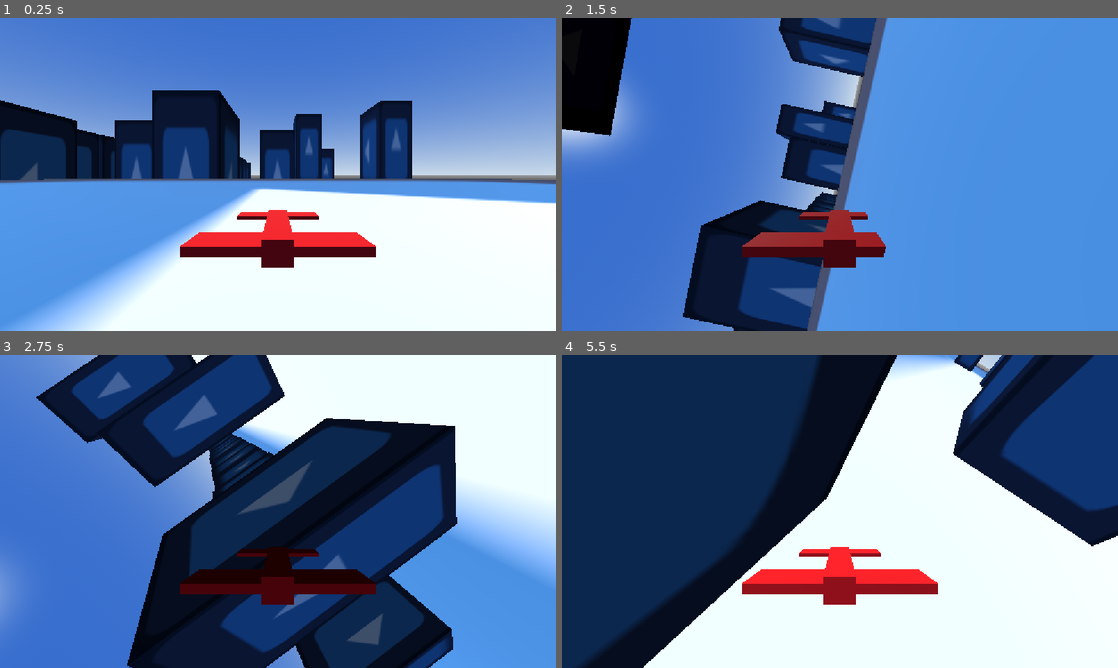
Above: before the commit, frames 1-4 (two rows, left to right).
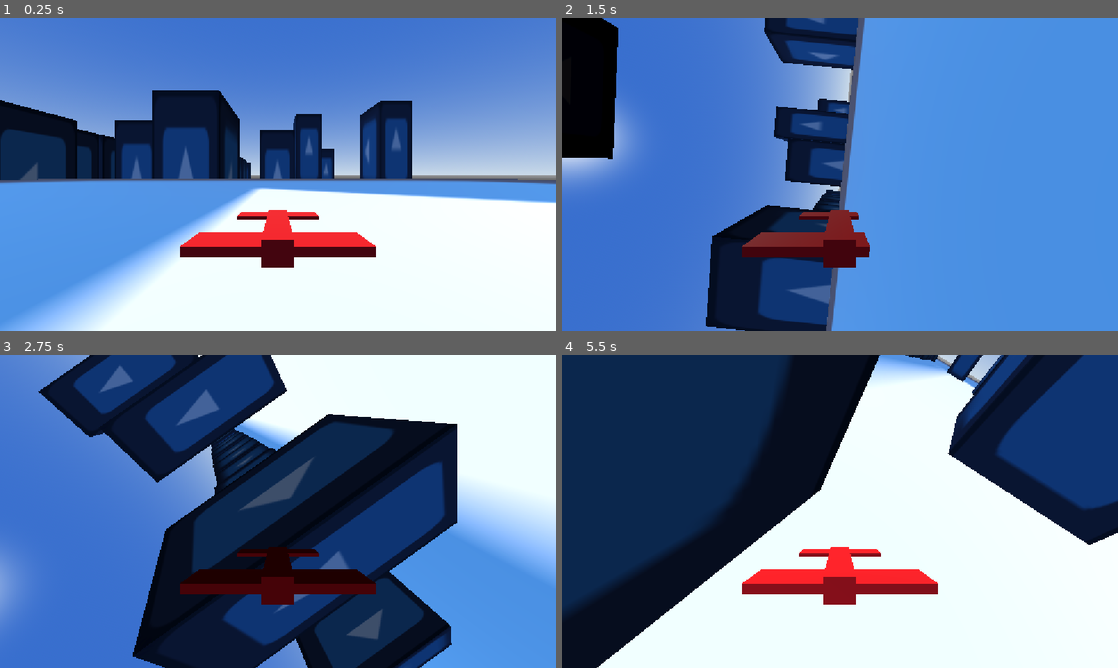
Above: after the commit, the same moments.

Repository: keidukebergman/FunkyDeliveryGame
Game: Godot game, scene res://scene/levels/test.tscn
Two runs of this game, one before a commit and one after it. Both use one fixed random seed, a clock stepped at 60 frames per second and the inputs below. The engine's default icon, where the game draws it, is replaced by a stand-in: a white triangle on a blue panel in a dark square.
Inputs:
- Up to frame 1 (0.25 s): no input
- Up to frame 2 (1.5 s): hold D (roll_right) 0.53-1.28 s; tap R (hover_switch) at 0.6, 1.35 s; hold W (pitch_down) from 1.28 s (still down)
- Up to frame 3 (2.75 s): release W (pitch_down) at 2.03 s; hold D (roll_right) from 2.03 s (still down); tap R (hover_switch) at 2.1 s
- Up to frame 4 (5.5 s): release D (roll_right) at 2.78 s; hold S (pitch_up) 2.78-3.53 s; tap R (hover_switch) every 0.75 s from 2.85 to 5.1 s; hold A (roll_left) 3.53-5.03 s; hold W (pitch_down) from 5.03 s (still down)

The runs differ from the first frame. In frame 1, 0.3% of the frame differs, in the area x 0-100%, y 26-60%; in frame 2, 11%; in frame 3, 8.0%; in frame 4, 15%, in the area x 0-100%, y 0-100%.

Commit message:
FIX: Fix Fuel Tracker not draining fuel

Diff:
--- a/scene/instantiable/player/FuelTracker.gd
+++ b/scene/instantiable/player/FuelTracker.gd
@@ -1,7 +1,7 @@
 class_name FuelTracker extends Node3D
 
 @export var max_fuel:float
-var current_fuel:float
+var current_fuel:float = 10
 var current_fuel_drain_rate:float
 @export var is_draining_fuel:bool = true
 @export var fuel_drain_rate_low:float
@@ -16,7 +16,7 @@
 }
 signal fuel_depleted
 
-func ready():
+func _ready():
 	current_fuel = max_fuel
 
 
@@ -26,6 +26,7 @@
 		if(current_fuel < 0):
 			is_draining_fuel = false
 			fuel_depleted.emit()
+			print("fuel depleted")
 
 func set_fuel_depletion_rate(rate:FuelDrainRate):
 	match rate:
--- a/scene/instantiable/player/aircraft_controller_rigidbody.gd
+++ b/scene/instantiable/player/aircraft_controller_rigidbody.gd
@@ -49,9 +49,11 @@
 @export var countermeasures: MissileCountermeasure
 @export var missile_warning_system: MissileTarget
 @export var landing_gear: Area3D
-
+@export var fuel_tracker: FuelTracker
+var fuel_depleted = false
 
 func _ready() -> void:
+	fuel_tracker.fuel_depleted.connect(on_fuel_depleted)
 	linear_damp_mode = RigidBody3D.DAMP_MODE_REPLACE
 	angular_damp_mode = RigidBody3D.DAMP_MODE_REPLACE
 	linear_damp = 0.0
@@ -60,14 +62,23 @@
 	contact_monitor = true
 	max_contacts_reported = 4
 
+func on_fuel_depleted ():
+	fuel_depleted = true
+	hovering = true
+	throttle = 0
 
 func _process(_delta: float) -> void:
 	var throttle_input = Input.get_axis("throttle_down", "throttle_up")
+	if fuel_depleted:
+		return
 	if Input.is_action_just_pressed("hover_switch"):
 		hovering = not hovering
 	else:
-		throttle = clampf(throttle_input + 1.0, 0.0, 2.0)
-
+		throttle = round(clampf(throttle_input + 1.0, 0.0, 2.0))
+		if throttle == 2.0:
+			fuel_tracker.set_fuel_depletion_rate(FuelTracker.FuelDrainRate.HIGH)
+		else:
+			fuel_tracker.set_fuel_depletion_rate(FuelTracker.FuelDrainRate.MEDIUM)
 
 func _integrate_forces(state: PhysicsDirectBodyState3D) -> void:
 	check_crash(state)
@@ -84,7 +95,6 @@
 		return lerpf(at_0, at_1, level)
 	return lerpf(at_1, at_2, level - 1.0)
 
-
 func apply_flight_forces(state: PhysicsDirectBodyState3D) -> void:
 	var gravity = state.total_gravity.length()
 	var local_velocity = basis.transposed() * state.linear_velocity
@@ -93,14 +103,13 @@
 	var boost_thrust = forward_drag * boost_speed * boost_speed
 	var thrust = _throttle_curve(throttle_level, 0.0, cruise_thrust, boost_thrust)
 	var thrust_accel = Vector3(0.0, 0.0, -thrust)
-
 	var drag_accel = 5 * -Vector3(
 		side_drag * local_velocity.x * absf(local_velocity.x),
 		vertical_drag * local_velocity.y * absf(local_velocity.y),
 		forward_drag * local_velocity.z * absf(local_velocity.z))
 
 	if throttle == 0:
-		drag_accel /= 3
+		return
 
 	var forward_airspeed = maxf(-local_velocity.z, 0.0)
 	var lift_ratio = clampf(pow(forward_airspeed / stall_speed, 2.0), 0.0, 1.0)
--- a/scene/instantiable/player/node_3d_rigid.tscn
+++ b/scene/instantiable/player/node_3d_rigid.tscn
@@ -22,14 +22,20 @@
 
 [sub_resource type="BoxShape3D" id="BoxShape3D_nruuu"]
 
-[node name="Node3D2" type="RigidBody3D" unique_id=382606159 node_paths=PackedStringArray("countermeasures", "missile_warning_system", "landing_gear")]
+[node name="Node3D2" type="RigidBody3D" unique_id=382606159 node_paths=PackedStringArray("countermeasures", "missile_warning_system", "landing_gear", "fuel_tracker")]
+gravity_scale = 1.3
 script = ExtResource("1_qwjoj")
 countermeasures = NodePath("MissileCountermeasures")
 missile_warning_system = NodePath("MissileTarget")
 landing_gear = NodePath("LandingGear")
+fuel_tracker = NodePath("FuelTracker")
 
 [node name="FuelTracker" type="Node3D" parent="." unique_id=167045235]
 script = ExtResource("2_fga8j")
+max_fuel = 120.0
+fuel_drain_rate_low = 1.0
+fuel_drain_rate = 1.0
+fuel_drain_rate_high = 3.0
 
 [node name="MissileTarget" type="Node3D" parent="." unique_id=1950829988]
 script = ExtResource("2_hkxe2")
